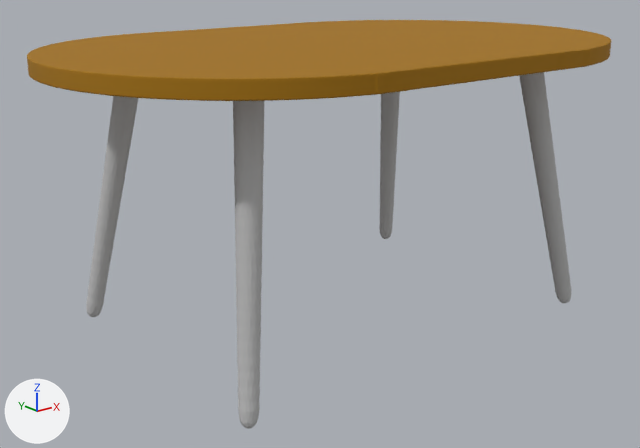
Two versions of the glTF model public/Tisch/tisch.glb, one commit apart.
One viewpoint serves both versions: a camera (50 mm lens) standing at (-18.38, -20.25, 11.38) and looking at (-5.54, -4.2, 4.96). The lights are fixed; the arrows at lower left show +X, +Y and +Z.

Before the edit, the objects in view are built like this:
```python
me_282337_23_05_24_18_01_18_2_mesh = bpy.data.meshes.new('282337_23_05_24_18_01_18_2-Mesh')
me_282337_23_05_24_18_01_18_2_mesh.from_pydata(...)  # 4001 vertices, 7998 faces; spans x -12.05..2.07, y -8.88..0.4, z 8.93..9.3
me_282337_23_05_24_18_01_18_2_mesh.materials.append(mat_282337_23_05_24_18_01_18_2)  # picture img_282337_23_05_24_18_01_18_2_color
me_tisch_mesh = bpy.data.meshes.new('tisch-Mesh')
me_tisch_mesh.from_pydata(...)  # 4008 vertices, 8000 faces; spans x -10.21..-0.02, y -7.82..-0.64, z 2.61..9.17
me_tisch_mesh.materials.append(mat_tisch)  # grey #bcbcbc
ob_282337_23_05_24_18_01_18_2 = bpy.data.objects.new('282337_23_05_24_18_01_18_2', me_282337_23_05_24_18_01_18_2_mesh)
ob_282337_23_05_24_18_01_18_2.location = (0.0, 0.0, 0.0)
ob_tisch = bpy.data.objects.new('tisch', me_tisch_mesh)
ob_tisch.location = (0.0, 0.0, 0.0)
```
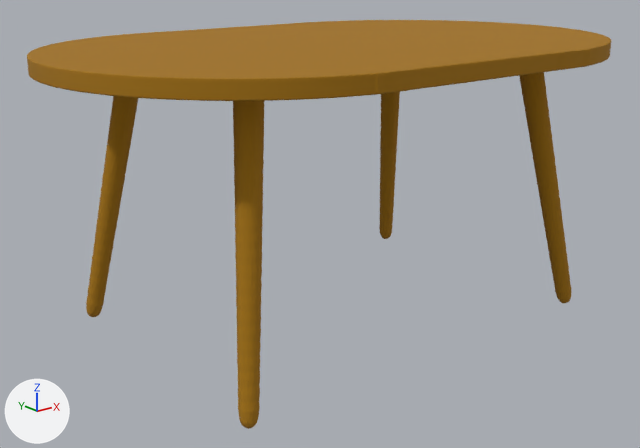
Pixel boxes [x1, y1, x2, y2] of what changed, in the pictures (640 x 448 px):
'tisch', recoloured (grey to brown)
    both: [86, 72, 571, 429]

Diff of the bpy script that builds the scene:
```diff
--- a/public/Tisch/tisch.glb.py
+++ b/public/Tisch/tisch.glb.py
@@ img_282337_23_05_24_18_01_18_1_color @@
+img_282337_23_05_24_18_01_18_1_color = load_image('282337_23_05_24_18_01_18_1_color', '_unpacked/282337_23_05_24_18_01_18_1_color', 2048, 2048, 'sRGB')
@@ mat_282337_23_05_24_18_01_18_1 @@
+mat_282337_23_05_24_18_01_18_1 = principled_material('282337_23_05_24_18_01_18_1')
+mat_282337_23_05_24_18_01_18_1.texture = img_282337_23_05_24_18_01_18_1_color
+mat_282337_23_05_24_18_01_18_1.roughness = 1.0
@@ me_tisch_mesh @@
 me_tisch_mesh.from_pydata(...)  # 4008 vertices, 8000 faces; spans x -10.21..-0.02, y -7.82..-0.64, z 2.61..9.17
-me_tisch_mesh.materials.append(mat_tisch)  # grey #bcbcbc
+me_tisch_mesh.materials.append(mat_282337_23_05_24_18_01_18_1)  # picture img_282337_23_05_24_18_01_18_1_color
```
